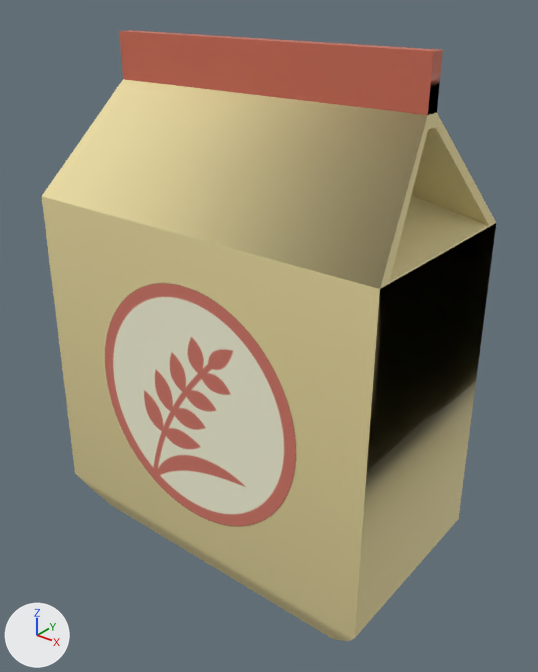
One commit to the FBX model Assets/Models/flour.fbx: the scene before it, then after it.
The view is the same before and after, from a 50 mm lens placed at (0.831, -1.002, 0.677), pointed at (0.027, 0.003, 0.054). Arrows for +X, +Y and +Z are at lower left; the lights stay in place. The picture after the commit comes second. Where no turn or scale is listed for an object, it has been applied to the vertices. Vertices at exactly the same position are counted once.

In view in the first picture: 'bag'.
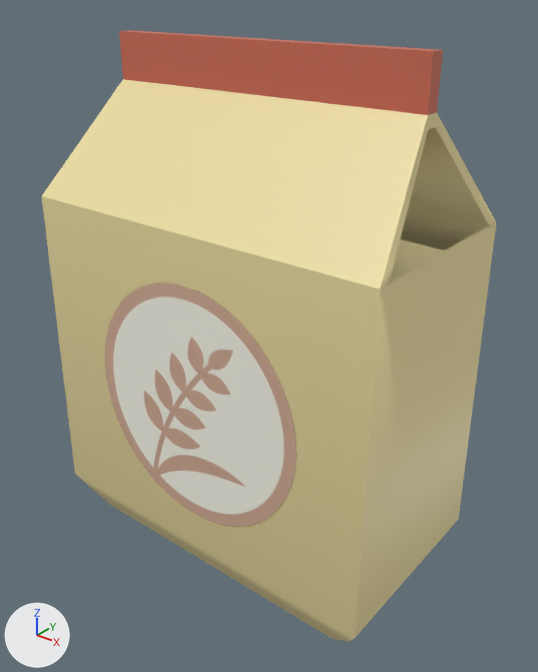
The newer file is also rescaled (x0.1) as a whole; pictures and numbers use the older file's frame.

Where the change shows, as pixel boxes [x1, y1, x2, y2] in the pictures (538 x 672 px; the box of a moved part takes in the faces that stretch with it):
'bag', surface changed (lighter)
    both: [103, 77, 496, 568]
part 1 of me_立方体, moved or reshaped
    both: [380, 113, 496, 289]
part 2 of me_立方体, surface changed (lighter)
    both: [108, 77, 440, 289]

What changed in the scene script:
```text
Change img_wheat_mark_png:
    img_wheat_mark_png: load_image('Wheat_Mark.png', '_unpacked/Wheat_Mark.png', 273, 273, 'sRGB') -> load_image('Wheat_Mark.png', '../Runner/Texture/Wheat_Mark.png', 273, 273, 'Non-Color')
Change mat_mark:
    add n3 = _N.new('ShaderNodeTexImage'); n3.name = 'Image Texture.001'
    add n3.image = img_wheat_mark_png
    where n2 = _N.new('ShaderNodeTexImage'); n2.name = 'Image Texture'
    where n0 = _N.new('ShaderNodeBsdfPrincipled'); n0.name = 'Principled BSDF'
    remove _L.new(n2.outputs[1], n0.inputs[4])  # 'Alpha' to 'Alpha'
    add _L.new(n3.outputs[0], n0.inputs[4])  # 'Color' to 'Alpha'
Change me_立方体:
    used by ob_bag; location = (0.0, 0.0, 0.0)
    remove me_立方体.from_pydata(...)  # 49 vertices, 43 faces; spans x -0.372..0.372, y -0.198..0.197, z -0.416..0.582
    add me_立方体.from_pydata(...)  # 48 vertices, 44 faces; spans x -0.372..0.372, y -0.198..0.197, z -0.416..0.582
    me_立方体 part 1
    1 vertex is removed from x 0.37, y -0.189, z 0.299
    9 faces are deleted
    10 new faces join them, mat_bag (beige #efdfa3)
    me_立方体 part 2: 16 kept faces spanning x -0.37..0.37, y -0.189..0.189, z 0.299..0.582 get new texture (UV) coordinates
```
